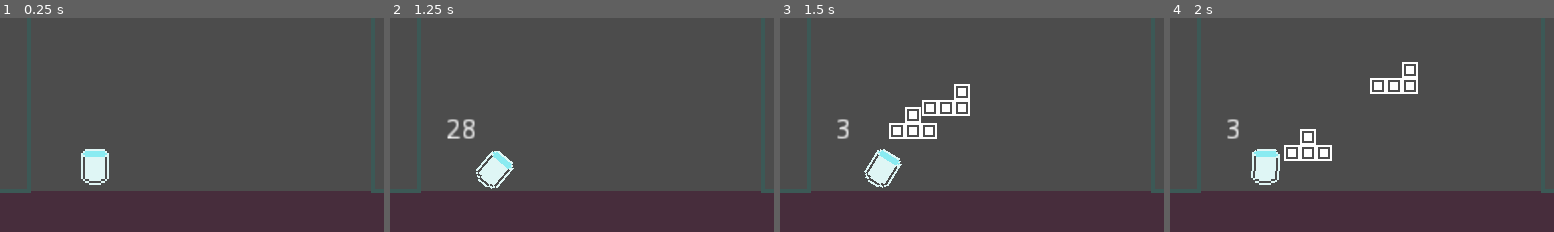
Above: before the commit, frames 1-4 (left to right).
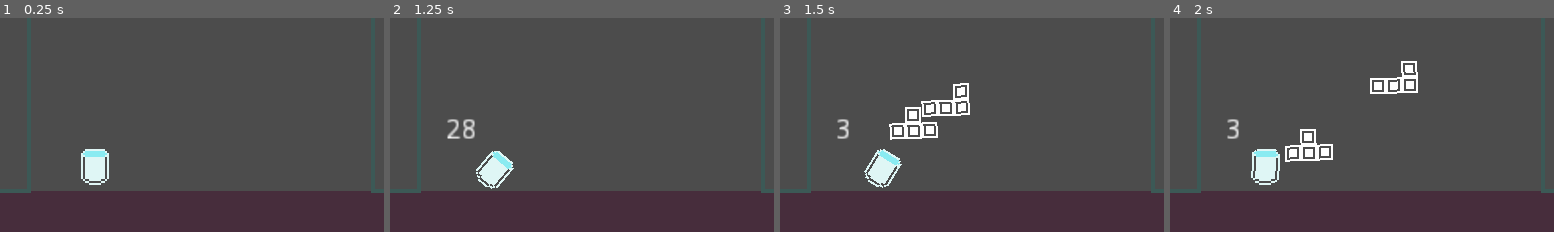
Above: after the commit, the same moments.

Repository: ThiagoDeJesus/Godotris-duel
Game: Godot game, scene res://Levels/TestMap.tscn
Same seed, same stepped clock (60 frames per second), same inputs: the game is played once before the commit and once after it. The project has no main scene, so this scene is started directly.
Inputs:
- Up to frame 1 (0.25 s): no input
- Up to frame 2 (1.25 s): tap Enter at 0.5 s; hold D (right1) from 0.53 s (still down); hold Space (shot1) from 0.53 s (still down)
- Up to frame 3 (1.5 s): release D (right1) at 1.28 s; release Space (shot1) at 1.28 s; hold A (left1) from 1.28 s (still down); tap Space (shot1) at 1.35 s
- Up to frame 4 (2 s): keep holding A (left1)
The pictures show only the part of the screen within x 24-74%, y 48-98%; the shares and areas given below are measured in that part.

Frames 1-2 are identical in both runs. In frame 3, 0.5% of the frame differs, in the area x 28-50%, y 30-58%; in frame 4, 0.5%, in the area x 29-65%, y 20-68%.

Commit message:
Grid moviment part 1

Diff:
--- a/Levels/TestMap.tscn
+++ b/Levels/TestMap.tscn
@@ -91,3 +91,6 @@
 
 [node name="Cannon" parent="." instance=ExtResource( 2 )]
 position = Vector2( 139, 180 )
+
+[node name="Position2D" type="Position2D" parent="."]
+position = Vector2( 359, 191 )
--- a/Objects/constructions/Peca.gd
+++ b/Objects/constructions/Peca.gd
@@ -1,59 +1,13 @@
 extends RigidBody2D
 
-var rot: float
-var naarea: bool = false
-var rodado: bool = false
+var arealeftlimit: = 279
+var arearightlimit: = 359
+var outofplace = true
 
 func _physics_process(delta: float) -> void:
-	if self.mode != 0:
-		set_physics_process(false)
-	convert_degree()
-	if linear_velocity == Vector2.ZERO and global_rotation_degrees != rot and not rodado and naarea:
-		land_degree()
-		rodado = true
-
-func convert_degree() -> void:
-	if global_rotation_degrees > 360:
-		global_rotation_degrees = 0
-	if global_rotation_degrees < 0:
-		global_rotation_degrees = 360
-
-func land_degree() ->void:
-	var dif: = []
-	var teste: float
-	dif.append(int(abs(global_rotation_degrees - 90)))
-	dif.append(int(abs(global_rotation_degrees - 180)))
-	dif.append(int(abs(global_rotation_degrees - 270)))
-	dif.append(int(abs(global_rotation_degrees - 360)))
-	dif.append(int(abs(global_rotation_degrees - 0)))
-	for c in dif.size():
-		teste = global_rotation_degrees + dif[c]
-		if (teste >= -5 and teste <= 5) or (teste >= 85 and teste <= 95) or (teste >= 175 and teste <= 185) or (teste >= 265 and teste <= 275) or (teste >= 355 and teste <= 360):
-			rot = teste
-		c += 1
-	while global_rotation_degrees != rot:
-		if global_rotation_degrees < rot:
-			rotate(get_physics_process_delta_time() * 10)
-		if global_rotation_degrees > rot:
-			rotate(get_physics_process_delta_time() * -10)
-
-
-func _on_PecaL_body_entered(body: Node) -> void:
-	if body.is_in_group("detector"):
-		naarea = true
-
-func _on_PeaCurva_body_entered(body: Node) -> void:
-	if body.is_in_group("detector"):
-		naarea = true
-
-func _on_PeaReta_body_entered(body: Node) -> void:
-	if body.is_in_group("detector"):
-		naarea = true
-
-func _on_PeaSetas_body_entered(body: Node) -> void:
-	if body.is_in_group("detector"):
-		naarea = true
-
-func _on_Quadradao_body_entered(body: Node) -> void:
-	if body.is_in_group("detector"):
-		naarea = true
+	if linear_velocity <= Vector2(.01,.01) and linear_velocity > Vector2(-.01,-.01) and global_position.x >= arealeftlimit and global_position.x <= arearightlimit and outofplace:
+		rotation_degrees = 90
+		global_position = global_position.snapped(Vector2(8, 8))
+		outofplace = false
+		mode = 2
+		print(linear_velocity)
--- a/Objects/constructions/PecaL.tscn
+++ b/Objects/constructions/PecaL.tscn
@@ -16,4 +16,11 @@
 
 [node name="Quadrado4" parent="." instance=ExtResource( 1 )]
 position = Vector2( 8, -8 )
+
+[node name="Position2D" type="Position2D" parent="."]
+position = Vector2( -12, 4 )
+__meta__ = {
+"_gizmo_extents_": 1.0
+}
 [connection signal="body_entered" from="." to="." method="_on_PecaL_body_entered"]
+[connection signal="body_shape_entered" from="." to="." method="_on_PecaL_body_shape_entered"]
--- /dev/null
+++ b/Objects/constructions/Pecagiro.gd
@@ -0,0 +1,59 @@
+extends RigidBody2D
+
+var rot: float
+var naarea: bool = false
+var rodado: bool = false
+
+func _physics_process(delta: float) -> void:
+	if self.mode != 0:
+		set_physics_process(false)
+	convert_degree()
+	if linear_velocity == Vector2.ZERO and global_rotation_degrees != rot and not rodado and naarea:
+		land_degree()
+		rodado = true
+
+func convert_degree() -> void:
+	if global_rotation_degrees > 360:
+		global_rotation_degrees = 0
+	if global_rotation_degrees < 0:
+		global_rotation_degrees = 360
+
+func land_degree() ->void:
+	var dif: = []
+	var teste: float
+	dif.append(int(abs(global_rotation_degrees - 90)))
+	dif.append(int(abs(global_rotation_degrees - 180)))
+	dif.append(int(abs(global_rotation_degrees - 270)))
+	dif.append(int(abs(global_rotation_degrees - 360)))
+	dif.append(int(abs(global_rotation_degrees - 0)))
+	for c in dif.size():
+		teste = global_rotation_degrees + dif[c]
+		if (teste >= -5 and teste <= 5) or (teste >= 85 and teste <= 95) or (teste >= 175 and teste <= 185) or (teste >= 265 and teste <= 275) or (teste >= 355 and teste <= 360):
+			rot = teste
+		c += 1
+	while global_rotation_degrees != rot:
+		if global_rotation_degrees < rot:
+			rotate(get_physics_process_delta_time() * 10)
+		if global_rotation_degrees > rot:
+			rotate(get_physics_process_delta_time() * -10)
+
+
+func _on_PecaL_body_entered(body: Node) -> void:
+	if body.is_in_group("detector"):
+		naarea = true
+
+func _on_PeaCurva_body_entered(body: Node) -> void:
+	if body.is_in_group("detector"):
+		naarea = true
+
+func _on_PeaReta_body_entered(body: Node) -> void:
+	if body.is_in_group("detector"):
+		naarea = true
+
+func _on_PeaSetas_body_entered(body: Node) -> void:
+	if body.is_in_group("detector"):
+		naarea = true
+
+func _on_Quadradao_body_entered(body: Node) -> void:
+	if body.is_in_group("detector"):
+		naarea = true
